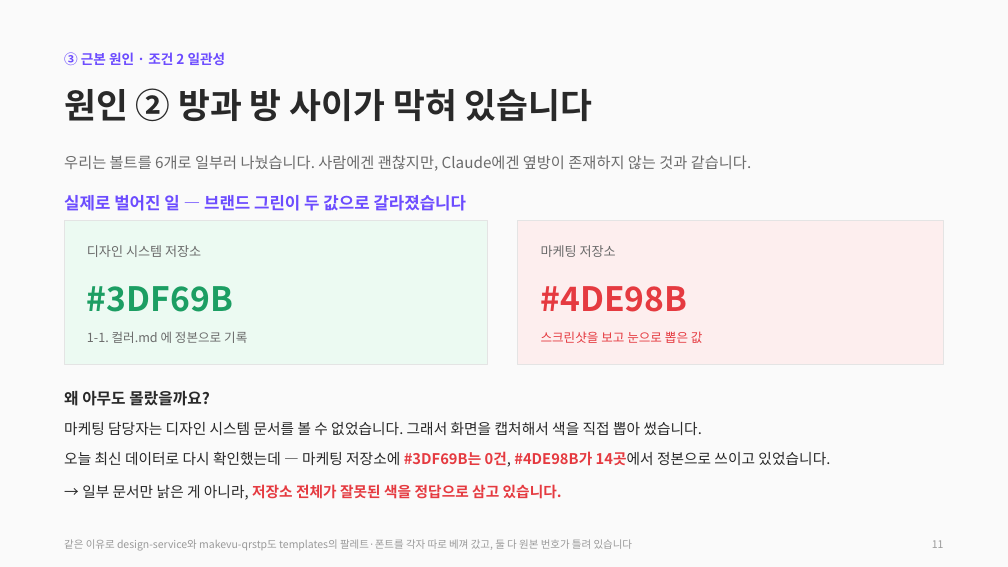
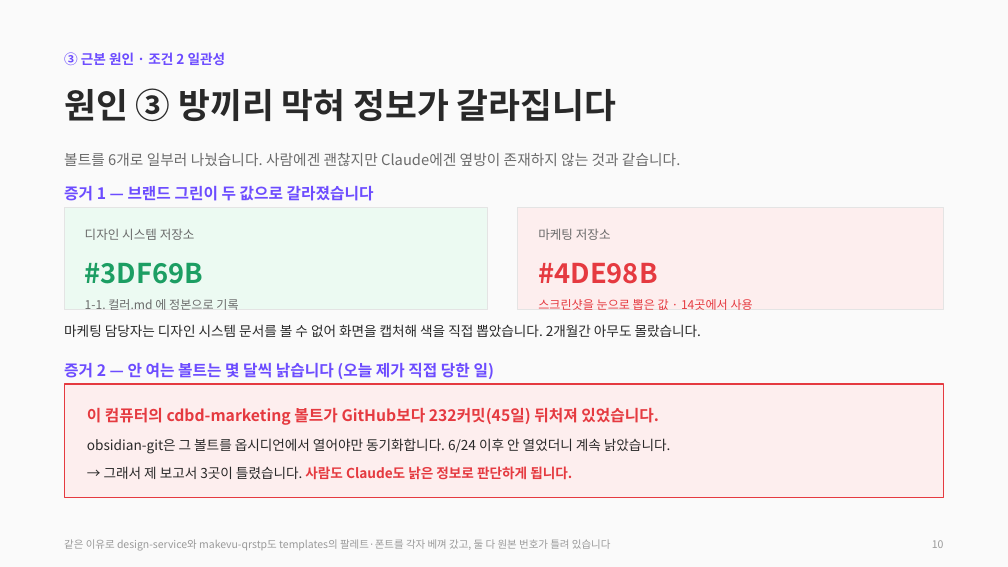
Before and after one commit to CdBd-in/design, a slide deck: slide 10 of CdBd 문서 체계 진단 및 개편 제안.pptx (slide 11 before the commit). Drawn at 1008x567 pixels with LibreOffice and Linux fonts; fonts in the diff are those of the drawing. Boxes give left, top, right and bottom in pixels: in the first picture for what was removed or moved away, otherwise in the second. Text is boxed around its words. In the diff, an @@ line names an element or a change of style, - is before the commit and + after.

```diff
--- a/CdBd 문서 체계 진단 및 개편 제안.pptx
+++ b/CdBd 문서 체계 진단 및 개편 제안.pptx
@@ text at (x1=64, y1=88, x2=616, y2=121): text changed @@
-원인 ② 방과 방 사이가 막혀 있습니다
+원인 ③ 방끼리 막혀 정보가 갈라집니다
@@ text at (x1=64, y1=153, x2=680, y2=166): text changed; size 14.5 to 14 pt @@
-우리는 볼트를 6개로 일부러 나눴습니다. 사람에겐 괜찮지만, Claude에겐 옆방이 존재하지 않는 것과 같습니다.
+볼트를 6개로 일부러 나눴습니다. 사람에겐 괜찮지만 Claude에겐 옆방이 존재하지 않는 것과 같습니다.
@@ text at (x1=64, y1=186, x2=374, y2=201): text changed; size 16 to 15 pt @@
-실제로 벌어진 일 — 브랜드 그린이 두 값으로 갈라졌습니다
+증거 1 — 브랜드 그린이 두 값으로 갈라졌습니다
@@ rectangle resized from (x1=64, y1=221, x2=488, y2=364) to (x1=64, y1=208, x2=488, y2=310) @@
@@ rectangle resized from (x1=518, y1=221, x2=944, y2=364) to (x1=518, y1=208, x2=944, y2=310) @@
@@ text "디자인 시스템 저장소" moved from (x1=87, y1=245, x2=247, y2=343) to (x1=85, y1=228, x2=238, y2=310) @@
@@ text "디자인 시스템 저장소" at (x1=85, y1=228, x2=238, y2=310): size 12.5 to 12 pt in "디자인 시스템 저장소"; size 32 to 26 pt in "#3DF69B"; size 12 to 11.5 pt in "1-1. 컬러.md 에 정본으로 기록"; less space between paragraphs @@
@@ text at (x1=538, y1=228, x2=657, y2=284): size 12.5 to 12 pt in "마케팅 저장소"; size 32 to 26 pt in "#4DE98B"; less space between paragraphs @@
@@ text "마케팅 저장소" moved from (x1=541, y1=245, x2=703, y2=343) to (x1=538, y1=228, x2=753, y2=310) @@
@@ text at (x1=538, y1=299, x2=753, y2=310): text changed; size 12 to 11.5 pt @@
-스크린샷을 보고 눈으로 뽑은 값
+스크린샷을 눈으로 뽑은 값 · 14곳에서 사용
@@ text at (x1=64, y1=324, x2=701, y2=337): text changed; size 14 to 13 pt @@
-왜 아무도 몰랐을까요?
-마케팅 담당자는 디자인 시스템 문서를 볼 수 없었습니다. 그래서 화면을 캡처해서 색을 직접 뽑아 썼습니다.
-오늘 최신 데이터로 다시 확인했는데 — 마케팅 저장소에 #3DF69B는 0건, #4DE98B가 14곳에서 정본으로 쓰이고 있었습니다.
-→ 일부 문서만 낡은 게 아니라, 저장소 전체가 잘못된 색을 정답으로 삼고 있습니다.
+마케팅 담당자는 디자인 시스템 문서를 볼 수 없어 화면을 캡처해 색을 직접 뽑았습니다. 2개월간 아무도 몰랐습니다.
@@ text added at (x1=64, y1=363, x2=494, y2=379), 15 pt, text #6C4CFF, bold @@
+증거 2 — 안 여는 볼트는 몇 달씩 낡습니다 (오늘 제가 직접 당한 일)
@@ rectangle added at (x1=64, y1=384, x2=944, y2=498), fill #FDEEEE, outline #E53A40 1.2 pt @@
@@ text added at (x1=87, y1=408, x2=670, y2=480), 13 pt, text #E53A40, bold @@
+이 컴퓨터의 cdbd-marketing 볼트가 GitHub보다 232커밋(45일) 뒤처져 있었습니다.
+obsidian-git은 그 볼트를 옵시디언에서 열어야만 동기화합니다. 6/24 이후 안 열었더니 계속 낡았습니다.
+→ 그래서 제 보고서 3곳이 틀렸습니다. 사람도 Claude도 낡은 정보로 판단하게 됩니다.
@@ text at (x1=64, y1=539, x2=611, y2=551): text changed @@
-같은 이유로 design-service와 makevu-qrstp도 templates의 팔레트·폰트를 각자 따로 베껴 갔고, 둘 다 원본 번호가 틀려 있습니다
+같은 이유로 design-service와 makevu-qrstp도 templates의 팔레트·폰트를 각자 베껴 갔고, 둘 다 원본 번호가 틀려 있습니다
@@ text at (x1=932, y1=540, x2=944, y2=548): text changed @@
-11
+10
```
Also in this commit, not shown: 16 other slides changed, 5 slides removed, 1 other file.
